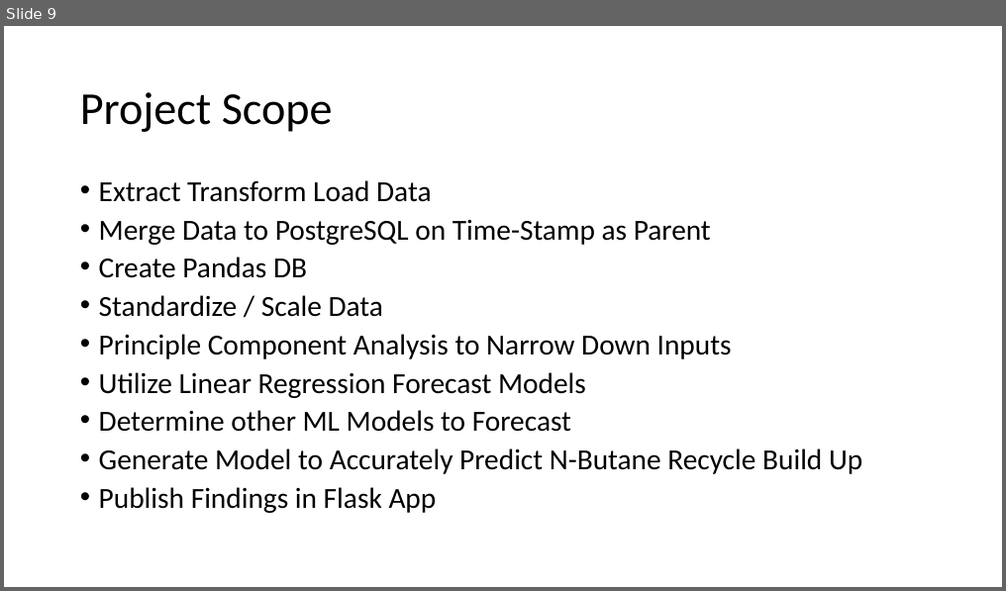
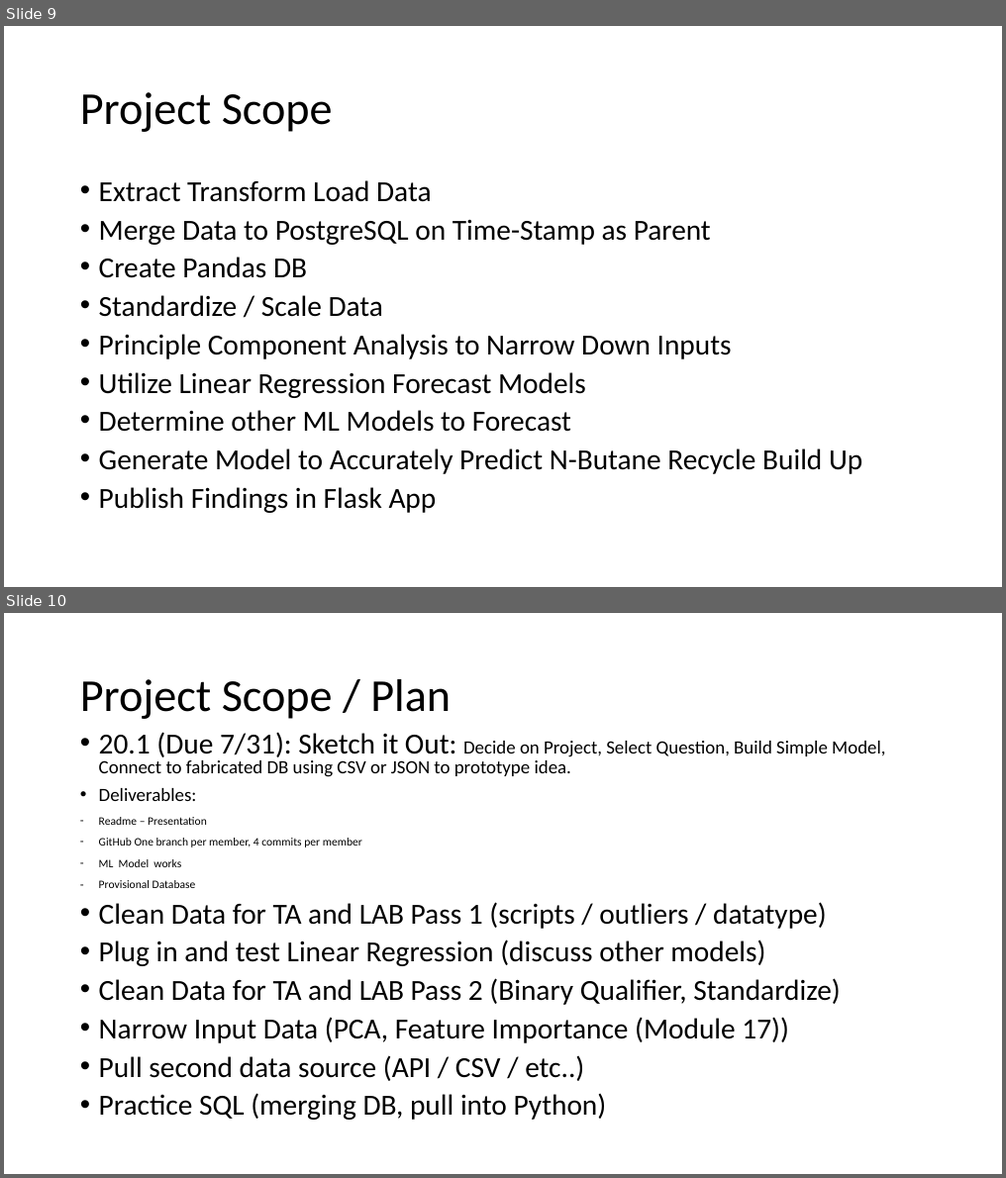
Before and after one commit to Jarney903/Red-ProjectHub, a slide deck: Final_Project_NButaneRecycle.pptx. Shown one above the other, each under a label of ours: slide 9 before the commit, slides 9 and 10 after it. The pictures are 1006x591 and 1006x1178 pixels, drawn with LibreOffice and Linux fonts; fonts in the diff are those of the drawing. Boxes give left, top, right and bottom in pixels: in the first picture for what was removed or moved away, otherwise in the second. Text is boxed around its words. In the diff, an @@ line names an element or a change of style, - is before the commit and + after.

```diff
--- a/Final_Project_NButaneRecycle.pptx
+++ b/Final_Project_NButaneRecycle.pptx
@@ slide 10 added at [4, 613, 1002, 1174], background #FFFFFF @@
@@ title added at [80, 679, 450, 719], 44 pt, text #000000 @@
+Project Scope / Plan
@@ text added at [99, 732, 885, 1120], 28 pt, text #000000 @@
+• 20.1 (Due 7/31): Sketch it Out: Decide on Project, Select Question, Build Simple Model, Connect to fabricated DB using CSV or JSON to prototype idea.
+• Deliverables:
+– Readme – Presentation
+– GitHub One branch per member, 4 commits per member
+– ML Model works
+– Provisional Database
+• Clean Data for TA and LAB Pass 1 (scripts / outliers / datatype)
+• Plug in and test Linear Regression (discuss other models)
+• Clean Data for TA and LAB Pass 2 (Binary Qualifier, Standardize)
+• Narrow Input Data (PCA, Feature Importance (Module 17))
+• Pull second data source (API / CSV / etc..)
+• Practice SQL (merging DB, pull into Python)
```
Also in this commit, not shown: 1 other slide added, 3 other files.
